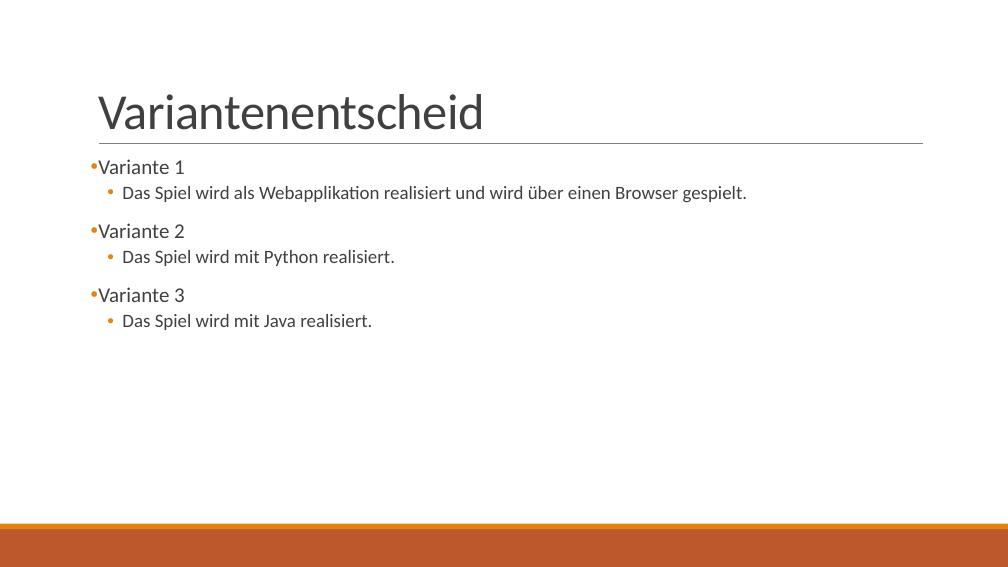
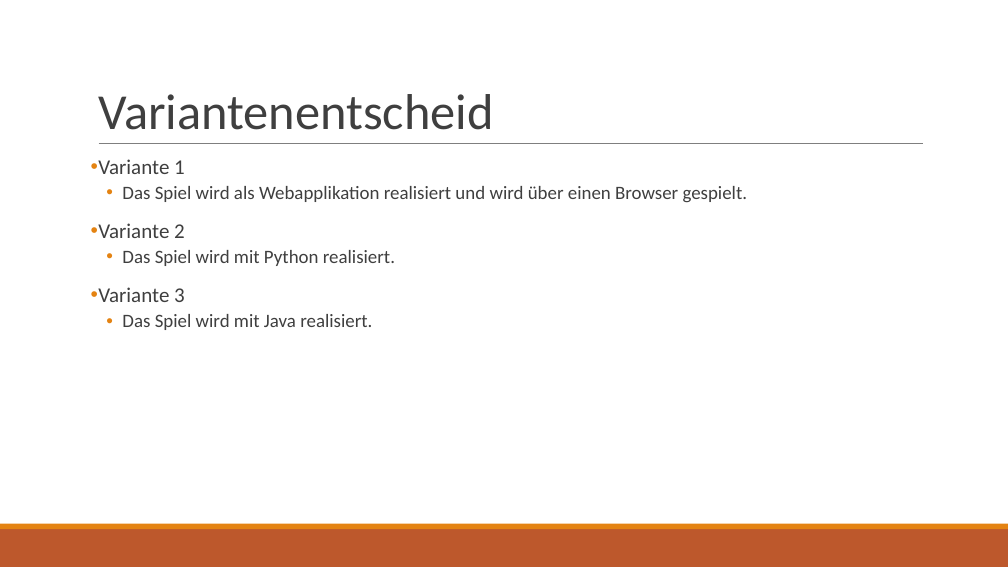
Before and after one commit to raphael-s/M306, a slide deck: slide 5 of docs/Projektpräsentation.pptx. Drawn at 1008x567 pixels with LibreOffice and Linux fonts; fonts in the diff are those of the drawing. Boxes give left, top, right and bottom in pixels: in the first picture for what was removed or moved away, otherwise in the second. Text is boxed around its words. In the diff, an @@ line names an element or a change of style, - is before the commit and + after.

```diff
--- a/docs/Projektpräsentation.pptx
+++ b/docs/Projektpräsentation.pptx
@@ title "Variantenentscheid" at (98,94,493,130): text colour #404040 to #3F3F3F, letter spacing -0.5 to 0 pt @@
```
Also in this commit, not shown: 10 other slides changed, 1 slide added.
